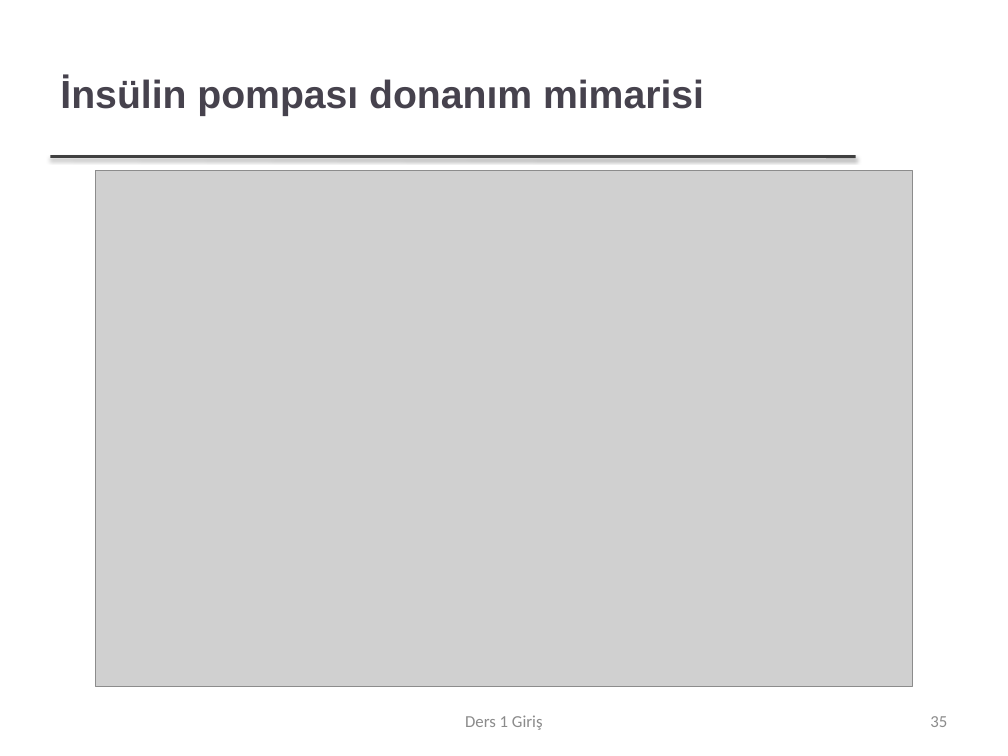
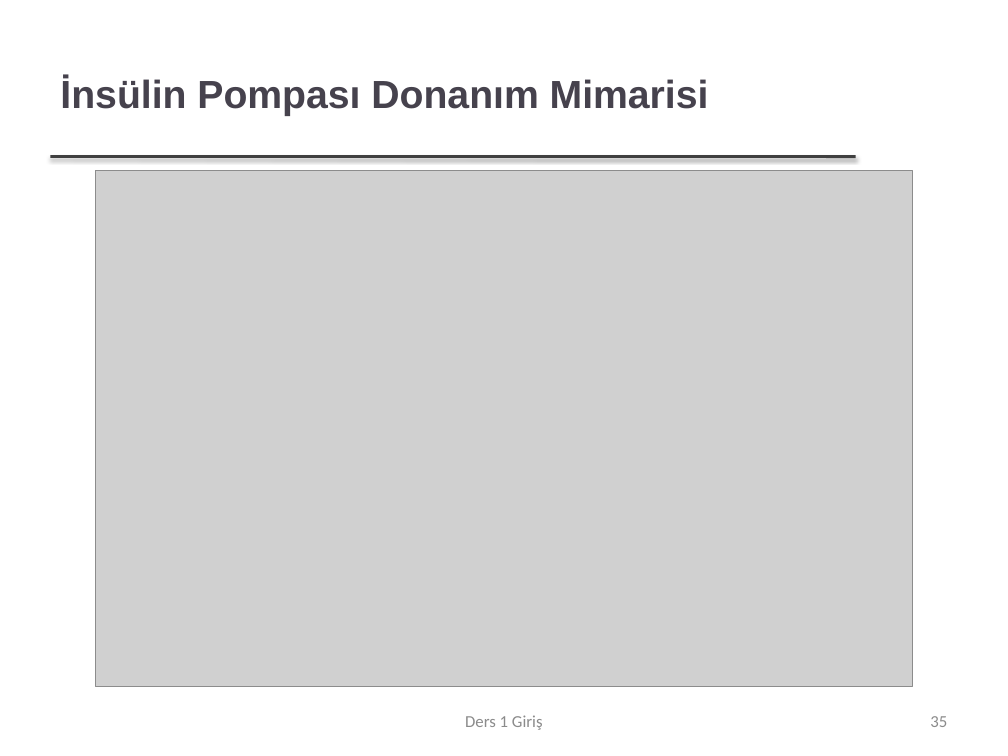
Before and after one commit to FurkanGozukara/Yazilim-Muhendisligi-IT522-2021, a slide deck: slide 35 of dersler/Ders 1 - Giriş.pptx. Drawn at 1008x756 pixels with LibreOffice and Linux fonts; fonts in the diff are those of the drawing; grey boxes stand for pictures; background and template pictures are left out. Boxes give left, top, right and bottom in pixels: in the first picture for what was removed or moved away, otherwise in the second. Text is boxed around its words. In the diff, an @@ line names an element or a change of style, - is before the commit and + after.

```diff
--- a/dersler/Ders 1 - Giriş.pptx
+++ b/dersler/Ders 1 - Giriş.pptx
@@ title at [60, 77, 709, 116]: text changed @@
-İnsülin pompası donanım mimarisi
+İnsülin Pompası Donanım Mimarisi
```
Also in this commit, not shown: 42 other slides changed, 1 slide added, 1 slide removed, 1 other file.
